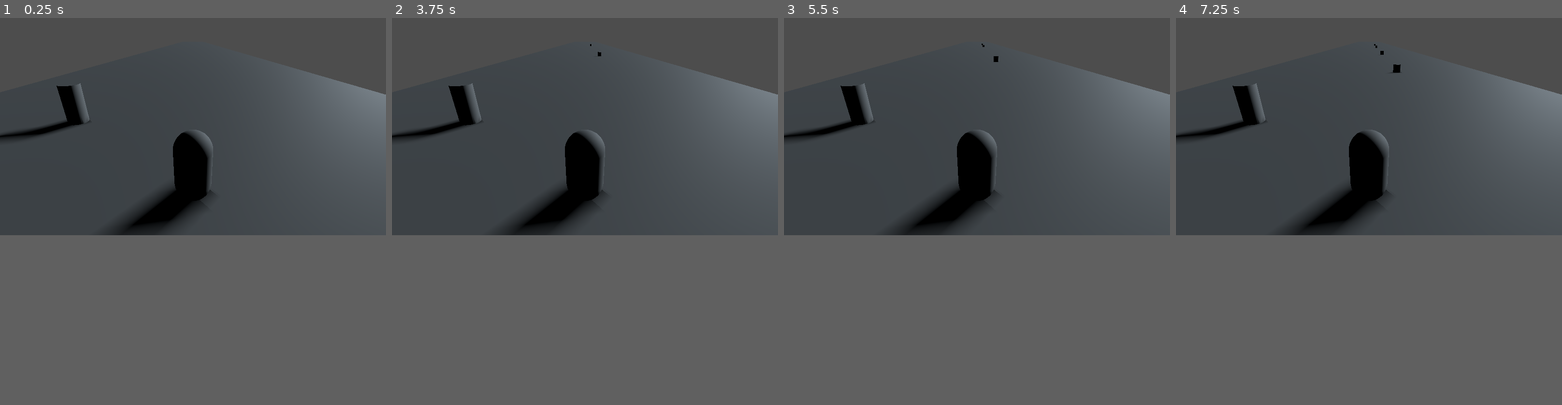
Above: before the commit, frames 1-4 (left to right).
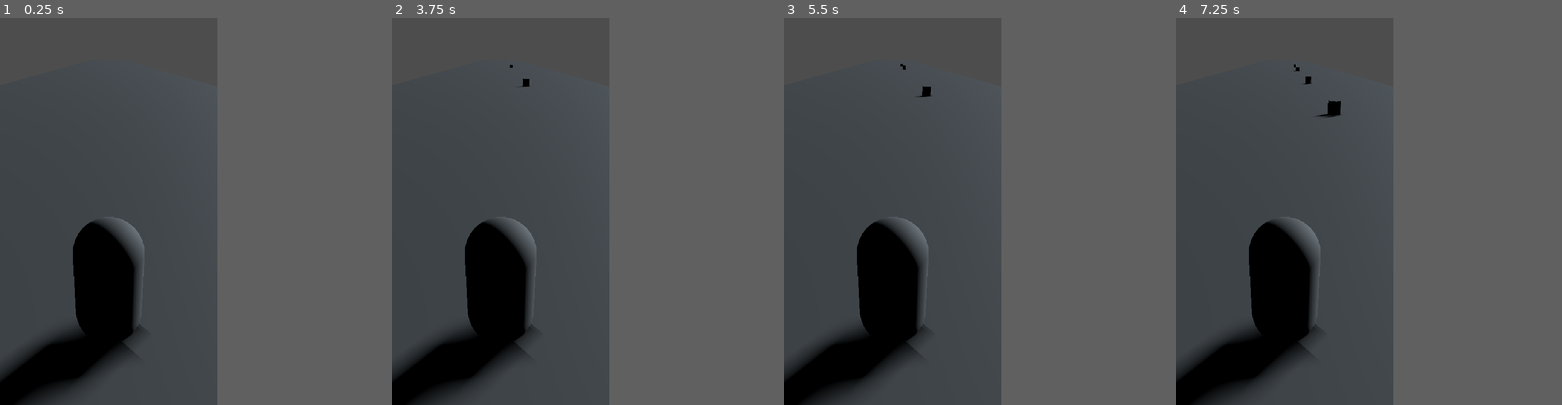
Above: after the commit, the same moments.

Repository: ESMA-NicolasR/face-snatcher
Game: Godot game, scene res://Alois/TEST_face_snatcher.tscn
Same seed, same stepped clock (60 frames per second), same inputs: the game is played once before the commit and once after it.
Inputs:
- Up to frame 1 (0.25 s): no input
- Up to frame 2 (3.75 s): tap Enter at 0.5, 2, 3.5 s; tap Space at 1.25, 2.75 s
- Up to frame 3 (5.5 s): tap Space at 5 s
- Up to frame 4 (7.25 s): no input
In our replay, the window is 799x449 before the commit and 450x800 after it. These sizes can differ from the game's own. Grey fills any space a smaller window leaves; there, only what the larger window draws over its background counts as a difference.

The runs differ from the first frame. In frame 1, 25% of the frame differs, in the area x 0-100%, y 13-100%; in frame 2, 25%; in frame 3, 25%; in frame 4, 25%, in the area x 0-100%, y 6-100%.

Commit message:
resolution

Diff:
--- a/project.godot
+++ b/project.godot
@@ -15,6 +15,13 @@
 config/features=PackedStringArray("4.6", "GL Compatibility")
 config/icon="res://icon.svg"
 
+[display]
+
+window/size/viewport_width=540
+window/size/viewport_height=960
+window/stretch/mode="canvas_items"
+window/handheld/orientation=1
+
 [physics]
 
 3d/physics_engine="Jolt Physics"
